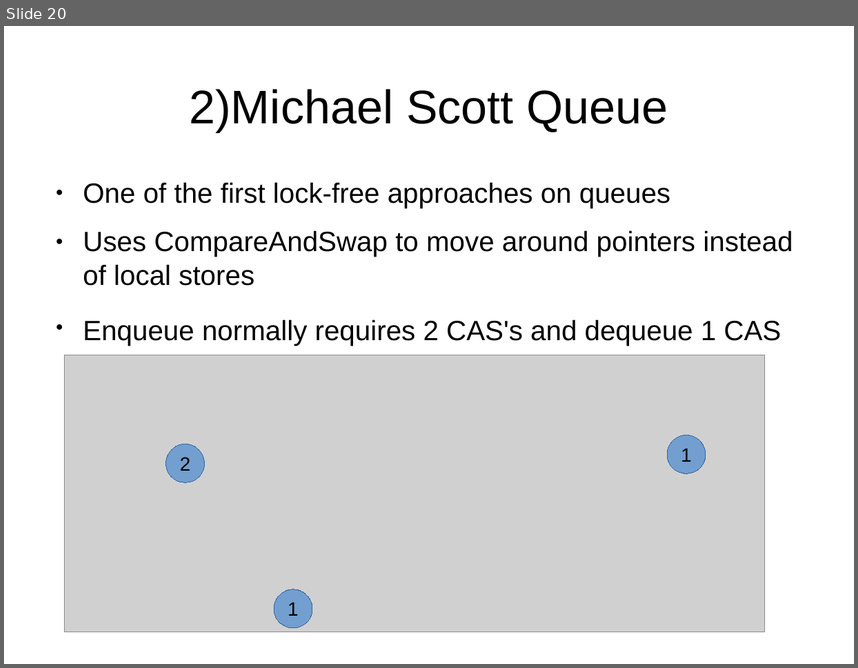
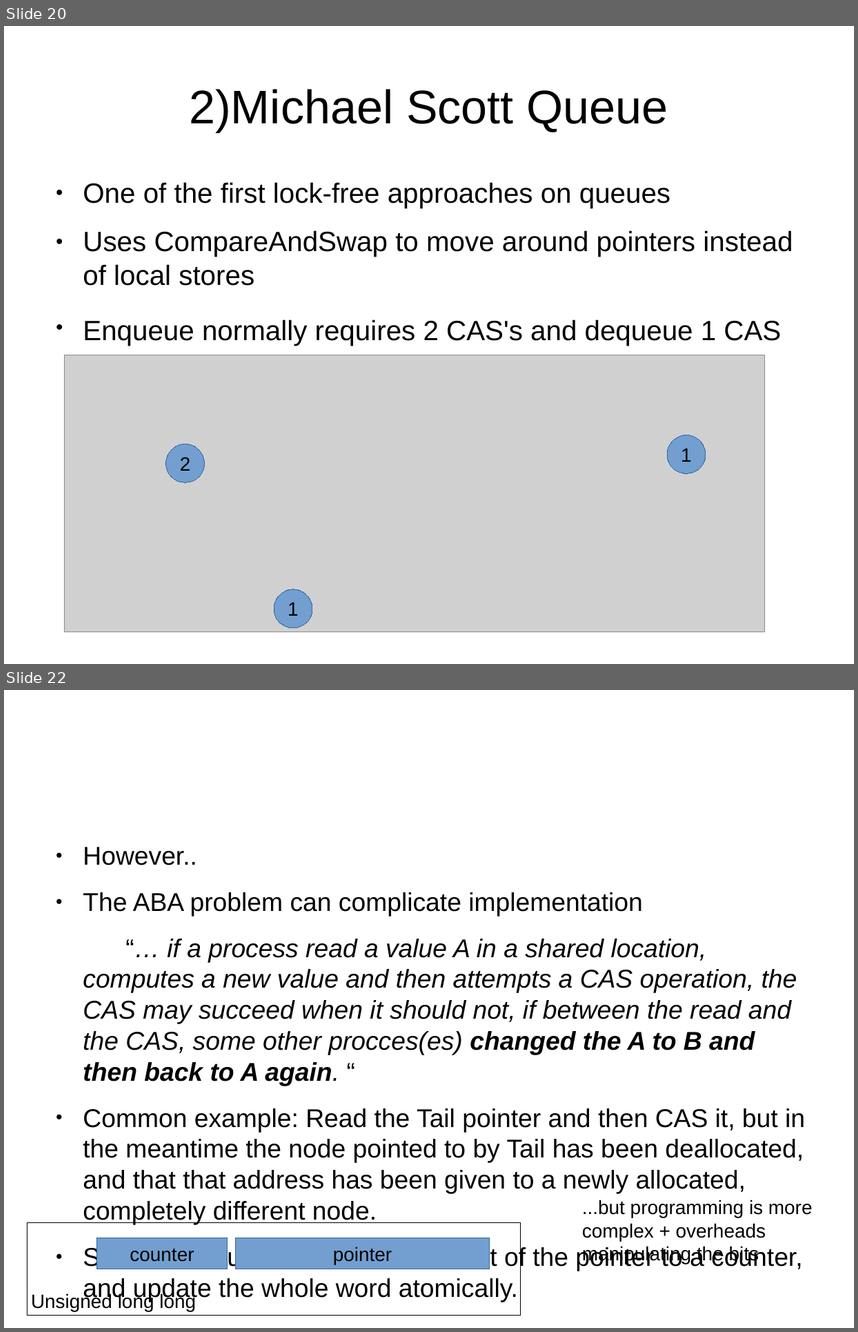
Before and after one commit to mpastyl/my_thesis, a slide deck: presentation.odp. Shown one above the other, each under a label of ours: slide 20 before the commit, slides 20 and 22 after it; the slides between them are not shown. The pictures are 858x668 and 858x1332 pixels, drawn with LibreOffice and Linux fonts; fonts in the diff are those of the drawing; grey boxes stand for pictures. Boxes give left, top, right and bottom in pixels: in the first picture for what was removed or moved away, otherwise in the second. Text is boxed around its words. In the diff, an @@ line names an element or a change of style, - is before the commit and + after.

```diff
--- a/presentation.odp
+++ b/presentation.odp
@@ slide 22 added at (4, 690, 854, 1328), background #FFFFFF @@
@@ text added at (83, 847, 805, 1301), 24.1 pt, text #000000 @@
+● However..
+● The ABA problem can complicate implementation
+“… if a process read a value A in a shared location, computes a new value and then attempts a CAS operation, the CAS may succeed when it should not, if between the read and the CAS, some other procces(es) changed the A to B and then back to A again. “
+● Common example: Read the Tail pointer and then CAS it, but in the meantime the node pointed to by Tail has been deallocated, and that that address has been given to a newly allocated, completely different node.
+● Standard solution: Reserve some bit of the pointer to a counter, and update the whole word atomically.
@@ text added at (582, 1199, 813, 1264), 18 pt, text #000000 @@
+...but programming is more complex + overheads manipulating the bits
@@ rectangle added at (27, 1222, 521, 1315), outline #000000 0 pt @@
@@ rectangle added at (96, 1238, 228, 1268), fill #729FCF, outline #3465A4 0 pt, 18 pt, text #000000 @@
+counter
@@ rectangle added at (235, 1238, 490, 1268), fill #729FCF, outline #3465A4 0 pt, 18 pt, text #000000 @@
+pointer
@@ text added at (31, 1292, 196, 1311), 18 pt, text #000000 @@
+Unsigned long long
```
Also in this commit, not shown: 2 slides changed, 6 other slides added.
